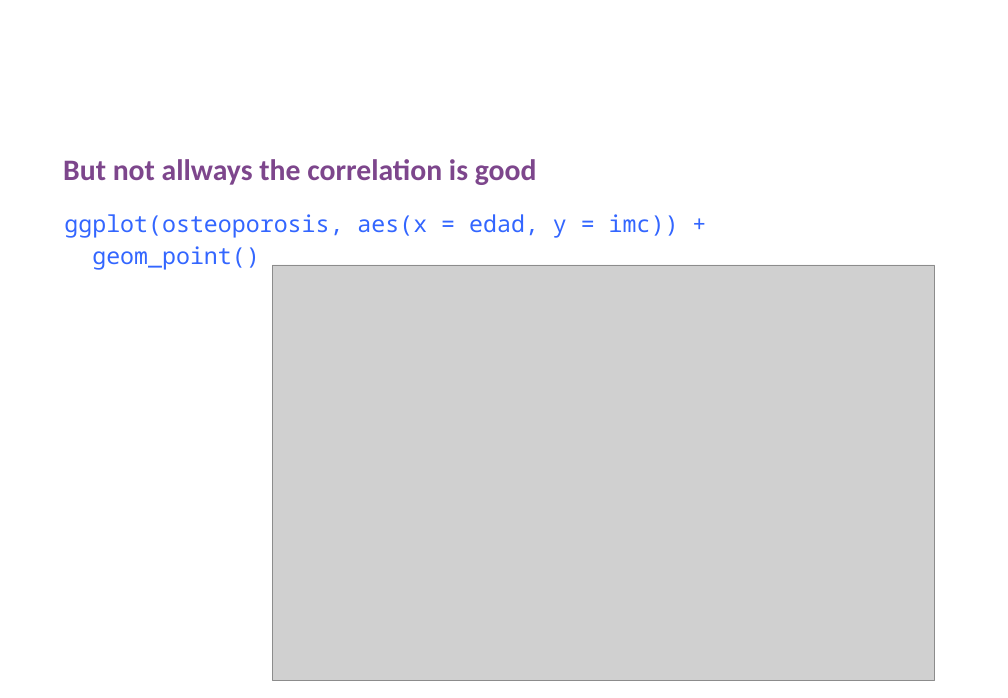
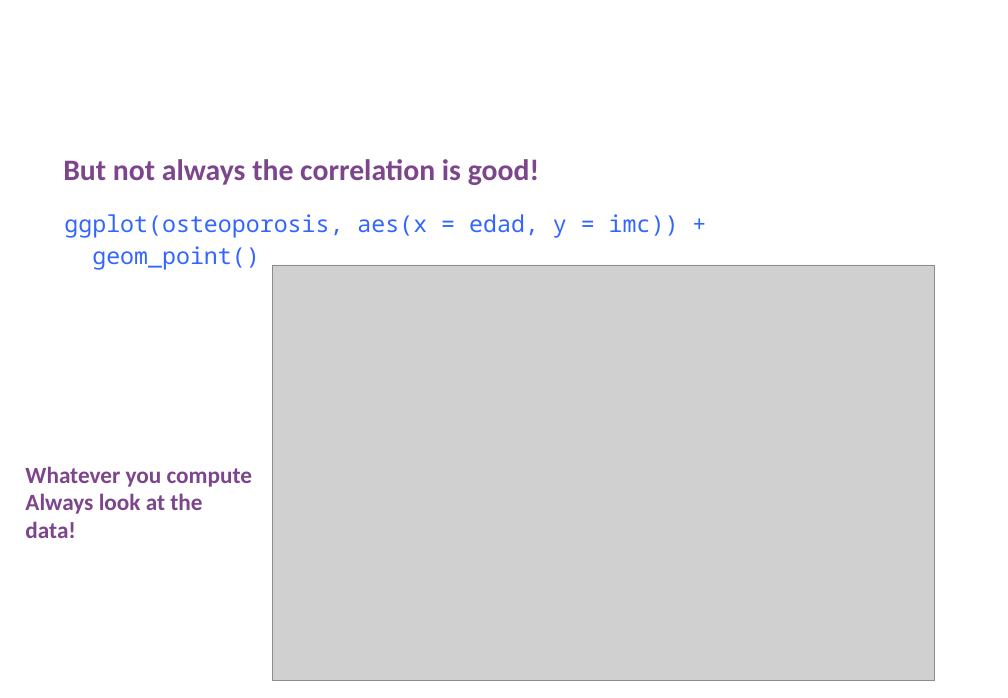
Before and after one commit to uebvhir/Course2020_Statistical-Analysis-with-R, a slide deck: slide 51 of Slides/StatisticsWithR-3-Exploratory_Analysis_II_And_Graphics.pptx. Drawn at 1008x698 pixels with LibreOffice and Linux fonts; fonts in the diff are those of the drawing; grey boxes stand for pictures; background and template pictures are left out. Boxes give left, top, right and bottom in pixels: in the first picture for what was removed or moved away, otherwise in the second. Text is boxed around its words. In the diff, an @@ line names an element or a change of style, - is before the commit and + after.

```diff
--- a/Slides/StatisticsWithR-3-Exploratory_Analysis_II_And_Graphics.pptx
+++ b/Slides/StatisticsWithR-3-Exploratory_Analysis_II_And_Graphics.pptx
@@ text at bbox=[63, 159, 539, 185]: text changed @@
-But not allways the correlation is good
+But not always the correlation is good!
@@ text added at bbox=[25, 466, 252, 538], 18 pt, text #7D468C, bold @@
+Whatever you compute
+Always look at the data!
```
Also in this commit, not shown: 6 other slides changed, 14 other files.
